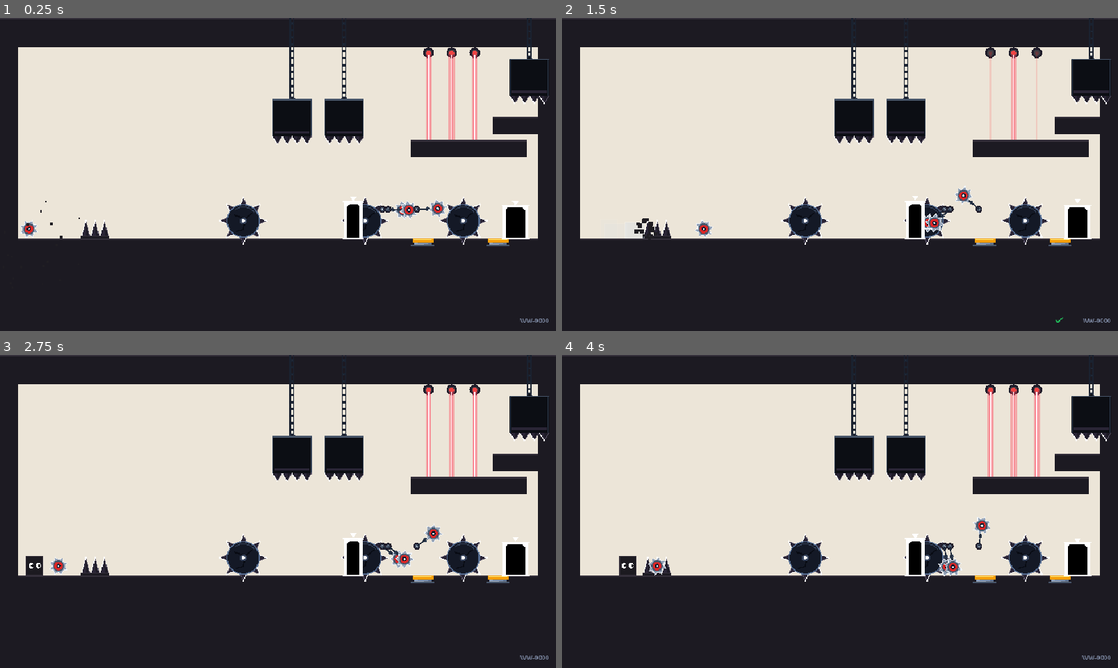
Above: before the commit, frames 1-4 (two rows, left to right).
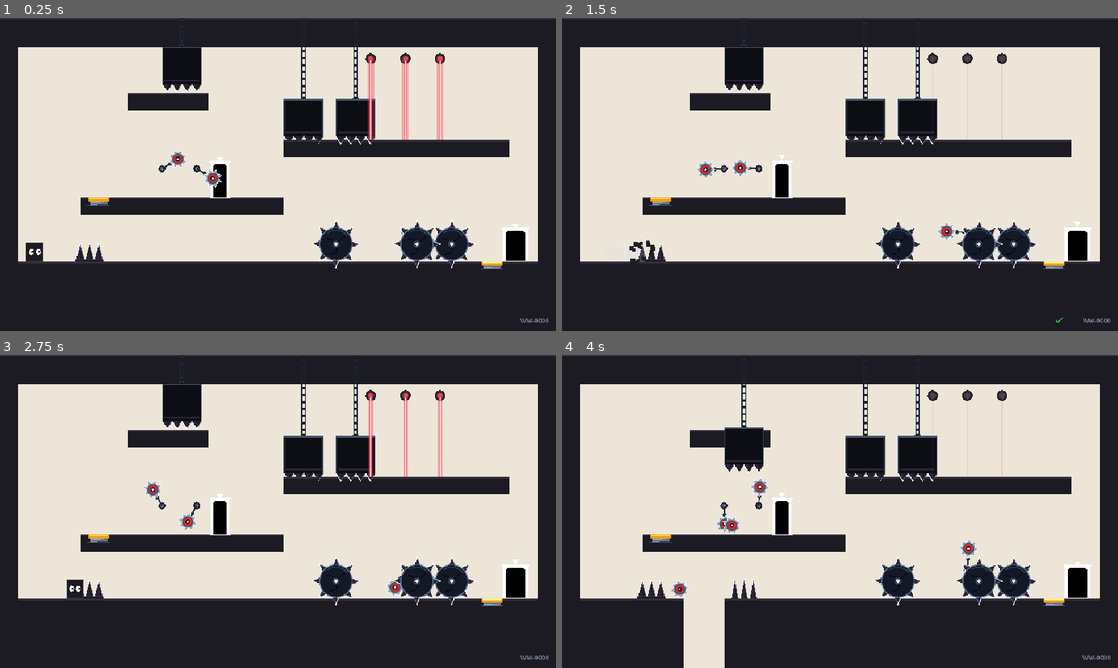
Above: after the commit, the same moments.

Repository: asror-vip/wrong-way
Game: Godot game, scene res://scenes/levels/level_60.tscn
The game is run twice, just before and just after one commit, with the same random seed, the same clock (stepped at 60 frames per second) and the same inputs. This scene is started directly instead of the project's main scene. Sound files missing from this copy of the repository are replaced by a short silence.
Inputs (mouse positions are in pixels of both pictures, inside the frame that each line leads up to):
- Up to frame 1 (0.25 s): no input
- Up to frame 2 (1.5 s): click "WW-0000" at 0.5 s; tap Enter at 1.25 s; move the mouse to (962, 158) at 1.27 s; hold Right (move_right) from 1.28 s (still down); tap Shift (dash) at 1.35 s; click (962, 158) at 1.42 s
- Up to frame 3 (2.75 s): tap Up (jump) at 1.52 s; release Right (move_right) at 2 s; drag from (166, 527) to (94, 567) at 2.02 s
- Up to frame 4 (4 s): move the mouse to (895, 442) at 2.77 s; hold Right (move_right) 2.78-3.5 s; tap P at 2.85 s; drag from (812, 574) to (606, 564) at 3.52 s

The runs differ from the first frame. In frame 1, 19% of the frame differs, in the area x 3-99%, y 0-81%; in frame 2, 18%; in frame 3, 19%; in frame 4, 21%, in the area x 3-99%, y 0-100%.

Commit message:
fix(levels): perfect Level 60 multi-tier layout, eliminate Level 7/8 platform overlaps, fix Level 54/56 spawn distances, and enhance moving saw trigger logic

Diff:
--- a/data/levels.json
+++ b/data/levels.json
@@ -440,7 +440,7 @@
         "name": "GroundMid",
         "x": 500,
         "y": 380,
-        "w": 220,
+        "w": 160,
         "h": 160
       },
       {
@@ -587,7 +587,7 @@
         "name": "GroundMid",
         "x": 440,
         "y": 380,
-        "w": 240,
+        "w": 160,
         "h": 160
       },
       {
@@ -3525,7 +3525,7 @@
     "title": "Wrong Direction",
     "gimmick": "fake_door",
     "player_spawn": [
-      70,
+      120,
       380
     ],
     "door_pos": [
@@ -7335,7 +7335,7 @@
     "title": "Trapped Between",
     "gimmick": "trapped_between",
     "player_spawn": [
-      70,
+      110,
       380
     ],
     "door_pos": [
@@ -7380,17 +7380,18 @@
       {
         "name": "SawFromLeft",
         "type": "moving_saw",
-        "x": 50,
+        "x": 30,
         "y": 364,
         "w": 32,
         "h": 32,
         "params": {
-          "patrol_distance": 140,
-          "patrol_speed": 160,
+          "patrol_distance": 220,
+          "patrol_speed": 140,
           "patrol_axis": [
             1,
             0
-          ]
+          ],
+          "trigger_distance": 120
         }
       },
       {
@@ -7700,7 +7701,7 @@
       {
         "name": "SpikesStart",
         "type": "spikes",
-        "x": 170,
+        "x": 180,
         "y": 348,
         "w": 48,
         "h": 32,
@@ -7709,7 +7710,7 @@
       {
         "name": "FastChasingSaw",
         "type": "moving_saw",
-        "x": 90,
+        "x": 30,
         "y": 364,
         "w": 32,
         "h": 32,
@@ -7720,7 +7721,7 @@
             1,
             0
           ],
-          "trigger_distance": 190
+          "trigger_distance": 160
         }
       },
       {
@@ -8377,11 +8378,11 @@
     "gimmick": "final_nightmare",
     "player_spawn": [
       60,
-      380
+      420
     ],
     "door_pos": [
       890,
-      380
+      420
     ],
     "door_config": {
       "runaway": false,
@@ -8389,60 +8390,39 @@
     },
     "platforms": [
       {
-        "name": "PlatformPart1",
-        "x": 0,
-        "y": 380,
+        "name": "GroundStart",
+        "x": 0,
+        "y": 420,
         "w": 210,
-        "h": 160
-      },
-      {
-        "name": "PlatformPart2",
+        "h": 120
+      },
+      {
+        "name": "GroundMain",
         "x": 280,
-        "y": 380,
-        "w": 390,
-        "h": 160
-      },
-      {
-        "name": "PlatformSpring1",
-        "x": 700,
-        "y": 380,
-        "w": 60,
-        "h": 160
+        "y": 420,
+        "w": 680,
+        "h": 120
       },
       {
         "name": "UpperLaserLedge",
-        "x": 710,
+        "x": 550,
         "y": 210,
+        "w": 330,
+        "h": 30
+      },
+      {
+        "name": "MidRunway",
+        "x": 140,
+        "y": 310,
+        "w": 350,
+        "h": 30
+      },
+      {
+        "name": "SkyCrusherLedge",
+        "x": 220,
+        "y": 130,
         "w": 140,
         "h": 30
-      },
-      {
-        "name": "PlatformMid5",
-        "x": 570,
-        "y": 380,
-        "w": 280,
-        "h": 160
-      },
-      {
-        "name": "PlatformFinalSpring",
-        "x": 830,
-        "y": 380,
-        "w": 60,
-        "h": 160
-      },
-      {
-        "name": "SkyCrusherLedge",
-        "x": 850,
-        "y": 170,
-        "w": 100,
-        "h": 30
-      },
-      {
-        "name": "PlatformDoorRunway",
-        "x": 850,
-        "y": 380,
-        "w": 110,
-        "h": 160
       },
       {
         "name": "Ceiling",
@@ -8470,8 +8450,8 @@
       {
         "name": "Spikes1",
         "type": "spikes",
-        "x": 140,
-        "y": 348,
+        "x": 130,
+        "y": 388,
         "w": 48,
         "h": 32,
         "params": {}
@@ -8480,9 +8460,9 @@
         "name": "TrapFloor1",
         "type": "trap_floor",
         "x": 210,
-        "y": 380,
+        "y": 420,
         "w": 70,
-        "h": 160,
+        "h": 120,
         "params": {
           "shake_duration": 0.18
         }
@@ -8490,25 +8470,25 @@
       {
         "name": "ChasingSaw1",
         "type": "moving_saw",
-        "x": 50,
-        "y": 364,
-        "w": 32,
-        "h": 32,
-        "params": {
-          "patrol_distance": 200,
-          "patrol_speed": 180,
+        "x": 30,
+        "y": 404,
+        "w": 32,
+        "h": 32,
+        "params": {
+          "patrol_distance": 220,
+          "patrol_speed": 160,
           "patrol_axis": [
             1,
             0
           ],
-          "trigger_distance": 170
+          "trigger_distance": 120
         }
       },
       {
         "name": "PopUp1",
         "type": "pop_up_spikes",
         "x": 290,
-        "y": 380,
+        "y": 420,
         "w": 48,
         "h": 32,
         "params": {
@@ -8531,7 +8511,7 @@
       {
         "name": "Stalactite2",
         "type": "falling_spike",
-        "x": 390,
+        "x": 400,
         "y": 50,
         "w": 24,
         "h": 32,
@@ -8543,7 +8523,7 @@
       {
         "name": "Stalactite3",
         "type": "falling_spike",
-        "x": 430,
+        "x": 450,
         "y": 50,
         "w": 24,
         "h": 32,
@@ -8555,32 +8535,32 @@
       {
         "name": "Crusher1",
         "type": "crusher",
-        "x": 470,
+        "x": 490,
         "y": 140,
         "w": 68,
         "h": 64,
         "params": {
-          "target_y": 320,
+          "target_y": 360,
           "wait_at_bottom": 0.6
         }
       },
       {
         "name": "Crusher2",
         "type": "crusher",
-        "x": 560,
+        "x": 580,
         "y": 140,
         "w": 68,
         "h": 64,
         "params": {
-          "target_y": 320,
+          "target_y": 360,
           "wait_at_bottom": 0.6
         }
       },
       {
         "name": "FrontBoulder",
         "type": "rolling_boulder",
-        "x": 630,
-        "y": 350,
+        "x": 780,
+        "y": 390,
         "w": 56,
         "h": 56,
         "params": {
@@ -8592,21 +8572,21 @@
       {
         "name": "RearBoulder",
         "type": "rolling_boulder",
-        "x": 420,
-        "y": 350,
+        "x": 580,
+        "y": 390,
         "w": 56,
         "h": 56,
         "params": {
           "roll_direction": 1,
-          "roll_speed": 290,
-          "trigger_distance": 190
+          "roll_speed": 280,
+          "trigger_distance": 180
         }
       },
       {
         "name": "CircularSawPart3",
         "type": "circular_saw",
-        "x": 660,
-        "y": 330,
+        "x": 700,
+        "y": 370,
         "w": 32,
         "h": 32,
         "params": {
@@ -8617,21 +8597,22 @@
       {
         "name": "SpringPart3",
         "type": "spring",
-        "x": 710,
-        "y": 380,
+        "x": 830,
+        "y": 420,
         "w": 40,
         "h": 16,
         "params": {
-          "bounce_force": 600
+          "bounce_force": 660,
+          "launch_velocity": -920
         }
       },
       {
         "name": "Laser1",
         "type": "laser_beam",
-        "x": 740,
-        "y": 60,
+        "x": 760,
+        "y": 70,
         "w": 8,
-        "h": 150,
+        "h": 140,
         "params": {
           "active_time": 1.1,
           "inactive_time": 1.2
@@ -8640,10 +8621,10 @@
       {
         "name": "Laser2",
         "type": "laser_beam",
-        "x": 780,
-        "y": 60,
+        "x": 700,
+        "y": 70,
         "w": 8,
-        "h": 150,
+        "h": 140,
         "params": {
           "active_time": 1.3,
           "inactive_time": 1
@@ -8652,10 +8633,10 @@
       {
         "name": "Laser3",
         "type": "laser_beam",
-        "x": 820,
-        "y": 60,
+        "x": 640,
+        "y": 70,
         "w": 8,
-        "h": 150,
+        "h": 140,
         "params": {
           "active_time": 1,
           "inactive_time": 1.3
@@ -8664,7 +8645,7 @@
       {
         "name": "StalactiteLaser",
         "type": "falling_spike",
-        "x": 840,
+        "x": 590,
         "y": 50,
         "w": 24,
         "h": 32,
@@ -8676,7 +8657,7 @@
       {
         "name": "TrapFloorUpperLedge",
         "type": "trap_floor",
-        "x": 850,
+        "x": 490,
         "y": 210,
         "w": 60,
         "h": 30,
@@ -8687,8 +8668,8 @@
       {
         "name": "FakeDoorGrand",
         "type": "fake_door",
-        "x": 610,
-        "y": 380,
+        "x": 380,
+        "y": 310,
         "w": 32,
         "h": 64,
         "params": {
@@ -8698,39 +8679,39 @@
       {
         "name": "CircularSaw5A",
         "type": "circular_saw",
-        "x": 670,
-        "y": 330,
-        "w": 32,
-        "h": 32,
-        "params": {
-          "orbit_radius": 36,
+        "x": 340,
+        "y": 260,
+        "w": 32,
+        "h": 32,
+        "params": {
+          "orbit_radius": 32,
           "orbit_speed": 2.2
         }
       },
       {
         "name": "CircularSaw5B",
         "type": "circular_saw",
-        "x": 720,
-        "y": 330,
-        "w": 32,
-        "h": 32,
-        "params": {
-          "orbit_radius": 36,
+        "x": 280,
+        "y": 260,
+        "w": 32,
+        "h": 32,
+        "params": {
+          "orbit_radius": 32,
           "orbit_speed": -2.2
         }
       },
       {
         "name": "FastSawChase5",
         "type": "moving_saw",
-        "x": 550,
-        "y": 364,
-        "w": 32,
-        "h": 32,
-        "params": {
-          "patrol_distance": 260,
+        "x": 440,
+        "y": 294,
+        "w": 32,
+        "h": 32,
+        "params": {
+          "patrol_distance": 250,
           "patrol_speed": 200,
           "patrol_axis": [
-            1,
+            -1,
             0
           ],
           "trigger_distance": 180
@@ -8739,8 +8720,8 @@
       {
         "name": "PopUpSpikes5A",
         "type": "pop_up_spikes",
-        "x": 750,
-        "y": 380,
+        "x": 250,
+        "y": 310,
         "w": 32,
         "h": 32,
         "params": {
@@ -8751,8 +8732,8 @@
       {
         "name": "PopUpSpikes5B",
         "type": "pop_up_spikes",
-        "x": 785,
-        "y": 380,
+        "x": 215,
+        "y": 310,
         "w": 32,
         "h": 32,
         "params": {
@@ -8763,8 +8744,8 @@
       {
         "name": "PopUpSpikes5C",
         "type": "pop_up_spikes",
-        "x": 820,
-        "y": 380,
+        "x": 180,
+        "y": 310,
         "w": 32,
         "h": 32,
         "params": {
@@ -8775,36 +8756,38 @@
       {
         "name": "FinalSpring",
         "type": "spring",
-        "x": 840,
-        "y": 380,
+        "x": 150,
+        "y": 310,
         "w": 40,
         "h": 16,
         "params": {
-          "bounce_force": 620
+          "bounce_force": 660,
+          "launch_velocity": -920
         }
       },
       {
         "name": "GiantCrusher",
         "type": "crusher",
-        "x": 880,
-        "y": 70,
+        "x": 280,
+        "y": 50,
         "w": 68,
         "h": 64,
         "params": {
-          "target_y": 160
+          "target_y": 130,
+          "wait_at_bottom": 0.5
         }
       },
       {
         "name": "FinalRollingBoulder",
         "type": "rolling_boulder",
-        "x": 800,
-        "y": 350,
+        "x": 720,
+        "y": 390,
         "w": 56,
         "h": 56,
         "params": {
           "roll_direction": -1,
           "roll_speed": 340,
-          "trigger_distance": 220
+          "trigger_distance": 240
         }
       }
     ]
--- a/scenes/levels/level_07.tscn
+++ b/scenes/levels/level_07.tscn
@@ -22,7 +22,7 @@
 
 [node name="GroundMid" parent="Platforms" instance=ExtResource("3_sp")]
 position = Vector2(500, 380)
-platform_size = Vector2(220, 160)
+platform_size = Vector2(160, 160)
 
 [node name="GroundEnd" parent="Platforms" instance=ExtResource("3_sp")]
 position = Vector2(800, 380)
--- a/scenes/levels/level_08.tscn
+++ b/scenes/levels/level_08.tscn
@@ -22,7 +22,7 @@
 
 [node name="GroundMid" parent="Platforms" instance=ExtResource("3_sp")]
 position = Vector2(440, 380)
-platform_size = Vector2(240, 160)
+platform_size = Vector2(160, 160)
 
 [node name="GroundEnd" parent="Platforms" instance=ExtResource("3_sp")]
 position = Vector2(760, 380)
--- a/scenes/levels/level_30.tscn
+++ b/scenes/levels/level_30.tscn
@@ -83,4 +83,4 @@
 position = Vector2(130, 240)
 
 [node name="Player" parent="." instance=ExtResource("2_pl")]
-position = Vector2(70, 380)
+position = Vector2(120, 380)
--- a/scenes/levels/level_54.tscn
+++ b/scenes/levels/level_54.tscn
@@ -37,10 +37,11 @@
 [node name="Traps" type="Node2D" parent="."]
 
 [node name="SawFromLeft" parent="Traps" instance=ExtResource("5_tr")]
-position = Vector2(50, 364)
-patrol_distance = 140
-patrol_speed = 160
+position = Vector2(30, 364)
+patrol_distance = 220
+patrol_speed = 140
 patrol_axis = Vector2(1, 0)
+trigger_distance = 120
 
 [node name="CrusherFromRight" parent="Traps" instance=ExtResource("6_tr")]
 position = Vector2(240, 140)
@@ -81,4 +82,4 @@
 position = Vector2(890, 380)
 
 [node name="Player" parent="." instance=ExtResource("2_pl")]
-position = Vector2(70, 380)
+position = Vector2(110, 380)
--- a/scenes/levels/level_56.tscn
+++ b/scenes/levels/level_56.tscn
@@ -46,15 +46,15 @@
 [node name="Traps" type="Node2D" parent="."]
 
 [node name="SpikesStart" parent="Traps" instance=ExtResource("5_tr")]
-position = Vector2(170, 348)
+position = Vector2(180, 348)
 spike_size = Vector2(48, 32)
 
 [node name="FastChasingSaw" parent="Traps" instance=ExtResource("6_tr")]
-position = Vector2(90, 364)
+position = Vector2(30, 364)
 patrol_distance = 260
 patrol_speed = 210
 patrol_axis = Vector2(1, 0)
-trigger_distance = 190
+trigger_distance = 160
 
 [node name="TrapFloorMid" parent="Traps" instance=ExtResource("7_tr")]
 position = Vector2(270, 380)
--- a/scenes/levels/level_60.tscn
+++ b/scenes/levels/level_60.tscn
@@ -22,37 +22,25 @@
 
 [node name="Platforms" type="Node2D" parent="."]
 
-[node name="PlatformPart1" parent="Platforms" instance=ExtResource("3_sp")]
-position = Vector2(0, 380)
-platform_size = Vector2(210, 160)
-
-[node name="PlatformPart2" parent="Platforms" instance=ExtResource("3_sp")]
-position = Vector2(280, 380)
-platform_size = Vector2(390, 160)
-
-[node name="PlatformSpring1" parent="Platforms" instance=ExtResource("3_sp")]
-position = Vector2(700, 380)
-platform_size = Vector2(60, 160)
+[node name="GroundStart" parent="Platforms" instance=ExtResource("3_sp")]
+position = Vector2(0, 420)
+platform_size = Vector2(210, 120)
+
+[node name="GroundMain" parent="Platforms" instance=ExtResource("3_sp")]
+position = Vector2(280, 420)
+platform_size = Vector2(680, 120)
 
 [node name="UpperLaserLedge" parent="Platforms" instance=ExtResource("3_sp")]
-position = Vector2(710, 210)
+position = Vector2(550, 210)
+platform_size = Vector2(330, 30)
+
+[node name="MidRunway" parent="Platforms" instance=ExtResource("3_sp")]
+position = Vector2(140, 310)
+platform_size = Vector2(350, 30)
+
+[node name="SkyCrusherLedge" parent="Platforms" instance=ExtResource("3_sp")]
+position = Vector2(220, 130)
 platform_size = Vector2(140, 30)
-
-[node name="PlatformMid5" parent="Platforms" instance=ExtResource("3_sp")]
-position = Vector2(570, 380)
-platform_size = Vector2(280, 160)
-
-[node name="PlatformFinalSpring" parent="Platforms" instance=ExtResource("3_sp")]
-position = Vector2(830, 380)
-platform_size = Vector2(60, 160)
-
-[node name="SkyCrusherLedge" parent="Platforms" instance=ExtResource("3_sp")]
-position = Vector2(850, 170)
-platform_size = Vector2(100, 30)
-
-[node name="PlatformDoorRunway" parent="Platforms" instance=ExtResource("3_sp")]
-position = Vector2(850, 380)
-platform_size = Vector2(110, 160)
 
 [node name="Ceiling" parent="Platforms" instance=ExtResource("3_sp")]
 position = Vector2(0, 0)
@@ -69,23 +57,23 @@
 [node name="Traps" type="Node2D" parent="."]
 
 [node name="Spikes1" parent="Traps" instance=ExtResource("5_tr")]
-position = Vector2(140, 348)
+position = Vector2(130, 388)
 spike_size = Vector2(48, 32)
 
 [node name="TrapFloor1" parent="Traps" instance=ExtResource("6_tr")]
-position = Vector2(210, 380)
-platform_size = Vector2(70, 160)
+position = Vector2(210, 420)
+platform_size = Vector2(70, 120)
 shake_duration = 0.18
 
 [node name="ChasingSaw1" parent="Traps" instance=ExtResource("7_tr")]
-position = Vector2(50, 364)
-patrol_distance = 200
-patrol_speed = 180
+position = Vector2(30, 404)
+patrol_distance = 220
+patrol_speed = 160
 patrol_axis = Vector2(1, 0)
-trigger_distance = 170
+trigger_distance = 120
 
 [node name="PopUp1" parent="Traps" instance=ExtResource("8_tr")]
-position = Vector2(290, 380)
+position = Vector2(290, 420)
 spike_width = 48
 max_spike_height = 32
 trigger_distance = 75
@@ -97,138 +85,141 @@
 shake_duration = 0.35
 
 [node name="Stalactite2" parent="Traps" instance=ExtResource("9_tr")]
-position = Vector2(390, 50)
+position = Vector2(400, 50)
 trigger_distance = 240
 shake_duration = 0.35
 
 [node name="Stalactite3" parent="Traps" instance=ExtResource("9_tr")]
-position = Vector2(430, 50)
+position = Vector2(450, 50)
 trigger_distance = 240
 shake_duration = 0.35
 
 [node name="Crusher1" parent="Traps" instance=ExtResource("10_tr")]
-position = Vector2(470, 140)
+position = Vector2(490, 140)
 crusher_size = Vector2(68, 64)
-target_y = 320
+target_y = 360
 wait_at_bottom = 0.6
 
 [node name="Crusher2" parent="Traps" instance=ExtResource("10_tr")]
-position = Vector2(560, 140)
+position = Vector2(580, 140)
 crusher_size = Vector2(68, 64)
-target_y = 320
+target_y = 360
 wait_at_bottom = 0.6
 
 [node name="FrontBoulder" parent="Traps" instance=ExtResource("11_tr")]
-position = Vector2(630, 350)
+position = Vector2(780, 390)
 roll_direction = -1
 roll_speed = 320
 trigger_distance = 220
 
 [node name="RearBoulder" parent="Traps" instance=ExtResource("11_tr")]
-position = Vector2(420, 350)
+position = Vector2(580, 390)
 roll_direction = 1
-roll_speed = 290
-trigger_distance = 190
+roll_speed = 280
+trigger_distance = 180
 
 [node name="CircularSawPart3" parent="Traps" instance=ExtResource("12_tr")]
-position = Vector2(660, 330)
+position = Vector2(700, 370)
 orbit_radius = 36
 orbit_speed = 2.2
 
 [node name="SpringPart3" parent="Traps" instance=ExtResource("13_tr")]
-position = Vector2(710, 380)
+position = Vector2(830, 420)
 spring_size = Vector2(40, 16)
-bounce_force = 600
+bounce_force = 660
+launch_velocity = -920
 
 [node name="Laser1" parent="Traps" instance=ExtResource("14_tr")]
-position = Vector2(740, 60)
-beam_length = 150
+position = Vector2(760, 70)
+beam_length = 140
 active_time = 1.1
 inactive_time = 1.2
 
 [node name="Laser2" parent="Traps" instance=ExtResource("14_tr")]
-position = Vector2(780, 60)
-beam_length = 150
+position = Vector2(700, 70)
+beam_length = 140
 active_time = 1.3
 inactive_time = 1
 
 [node name="Laser3" parent="Traps" instance=ExtResource("14_tr")]
-position = Vector2(820, 60)
-beam_length = 150
+position = Vector2(640, 70)
+beam_length = 140
 active_time = 1
 inactive_time = 1.3
 
 [node name="StalactiteLaser" parent="Traps" instance=ExtResource("9_tr")]
-position = Vector2(840, 50)
+position = Vector2(590, 50)
 trigger_distance = 240
 shake_duration = 0.35
 
 [node name="TrapFloorUpperLedge" parent="Traps" instance=ExtResource("6_tr")]
-position = Vector2(850, 210)
+position = Vector2(490, 210)
 platform_size = Vector2(60, 30)
 shake_duration = 0.18
 
 [node name="FakeDoorGrand" parent="Traps" instance=ExtResource("15_tr")]
-position = Vector2(610, 380)
+position = Vector2(380, 310)
 door_size = Vector2(32, 64)
 run_away_distance = 85
 
 [node name="CircularSaw5A" parent="Traps" instance=ExtResource("12_tr")]
-position = Vector2(670, 330)
-orbit_radius = 36
+position = Vector2(340, 260)
+orbit_radius = 32
 orbit_speed = 2.2
 
 [node name="CircularSaw5B" parent="Traps" instance=ExtResource("12_tr")]
-position = Vector2(720, 330)
-orbit_radius = 36
+position = Vector2(280, 260)
+orbit_radius = 32
 orbit_speed = -2.2
 
 [node name="FastSawChase5" parent="Traps" instance=ExtResource("7_tr")]
-position = Vector2(550, 364)
-patrol_distance = 260
+position = Vector2(440, 294)
+patrol_distance = 250
 patrol_speed = 200
-patrol_axis = Vector2(1, 0)
+patrol_axis = Vector2(-1, 0)
 trigger_distance = 180
 
 [node name="PopUpSpikes5A" parent="Traps" instance=ExtResource("8_tr")]
-position = Vector2(750, 380)
+position = Vector2(250, 310)
 spike_width = 32
 max_spike_height = 32
 trigger_distance = 75
 warning_time = 0.25
 
 [node name="PopUpSpikes5B" parent="Traps" instance=ExtResource("8_tr")]
-position = Vector2(785, 380)
+position = Vector2(215, 310)
 spike_width = 32
 max_spike_height = 32
 trigger_distance = 75
 warning_time = 0.3
 
 [node name="PopUpSpikes5C" parent="Traps" instance=ExtResource("8_tr")]
-position = Vector2(820, 380)
+position = Vector2(180, 310)
 spike_width = 32
 max_spike_height = 32
 trigger_distance = 75
 warning_time = 0.35
 
 [node name="FinalSpring" parent="Traps" instance=ExtResource("13_tr")]
-position = Vector2(840, 380)
+position = Vector2(150, 310)
 spring_size = Vector2(40, 16)
-bounce_force = 620
+bounce_force = 660
+launch_velocity = -920
 
 [node name="GiantCrusher" parent="Traps" instance=ExtResource("10_tr")]
-position = Vector2(880, 70)
+position = Vector2(280, 50)
 crusher_size = Vector2(68, 64)
-target_y = 160
+target_y = 130
+wait_at_bottom = 0.5
 
 [node name="FinalRollingBoulder" parent="Traps" instance=ExtResource("11_tr")]
-position = Vector2(800, 350)
+position = Vector2(720, 390)
 roll_direction = -1
 roll_speed = 340
-trigger_distance = 220
+trigger_distance = 240
 
 [node name="ExitDoor" parent="." instance=ExtResource("4_ed")]
-position = Vector2(890, 380)
+position = Vector2(890, 420)
 
 [node name="Player" parent="." instance=ExtResource("2_pl")]
-position = Vector2(60, 380)
+position = Vector2(60, 420)
--- a/scripts/traps/moving_saw.gd
+++ b/scripts/traps/moving_saw.gd
@@ -33,8 +33,24 @@
 		if player != null and is_instance_valid(player):
 			if "is_dead" in player and player.is_dead:
 				return
-			var dist: float = absf(player.global_position.x - global_position.x)
-			if dist < trigger_distance:
+			var dx: float = player.global_position.x - global_position.x
+			var should_trigger: bool = false
+			# Agar arra o'ngga (orqadan quvuvchi) bo'lsa (patrol_axis.x > 0):
+			# O'yinchi yetarlicha oldinga (dx >= trigger_distance) o'tganda orqadan chiqadi
+			if patrol_axis.x > 0.1:
+				if dx >= trigger_distance:
+					should_trigger = true
+			# Agar arra chapga (oldindan keluvchi) bo'lsa (patrol_axis.x < -0.1):
+			# O'yinchi unga yetarlicha yaqinlashganda oldindan chiqadi
+			elif patrol_axis.x < -0.1:
+				if dx <= 0.0 and absf(dx) <= trigger_distance:
+					should_trigger = true
+			else:
+				var dist: float = absf(dx)
+				if dist < trigger_distance:
+					should_trigger = true
+
+			if should_trigger:
 				is_triggered = true
 				if col_shape:
 					col_shape.disabled = false
